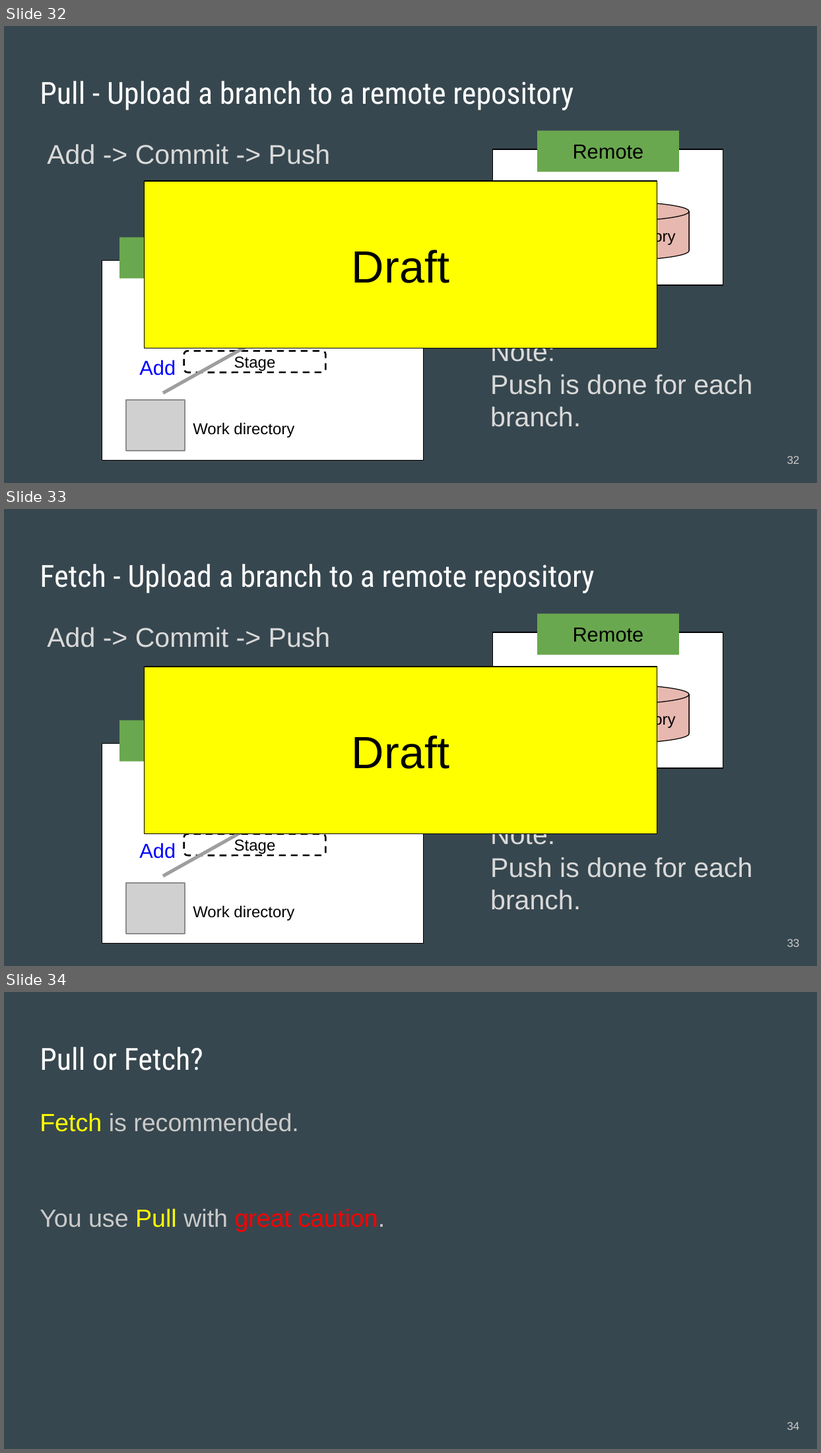
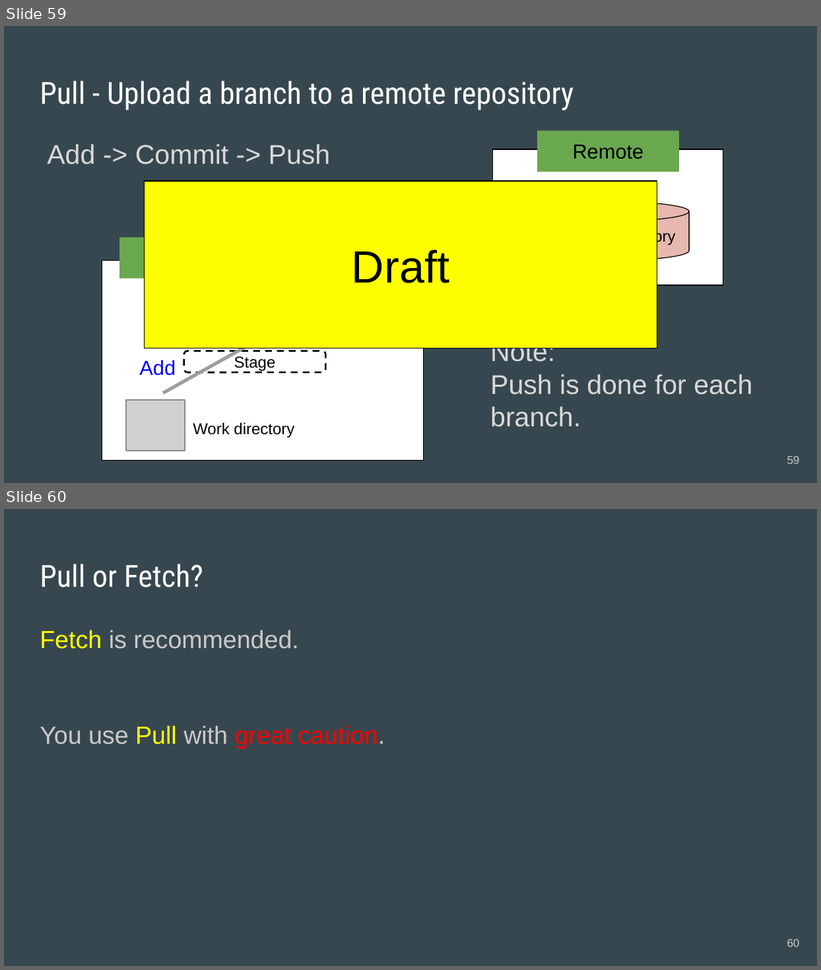
Before and after one commit to acchi17/StudyGit, a slide deck: GitStudySession.pptx. Shown one above the other, each under a label of ours: slides 32, 33 and 34 before the commit, slides 59 and 60 after it. The pictures are 821x1453 and 821x970 pixels, drawn with LibreOffice and Linux fonts; fonts in the diff are those of the drawing; grey boxes stand for pictures. Boxes give left, top, right and bottom in pixels: in the first picture for what was removed or moved away, otherwise in the second. Text is boxed around its words. In the diff, an @@ line names an element or a change of style, - is before the commit and + after.

Commit message:
Change@branch6

```diff
--- a/GitStudySession.pptx
+++ b/GitStudySession.pptx
@@ slide 33 removed at (x1=4, y1=509, x2=817, y2=966), background #37474F @@
@@ title removed at (x1=40, y1=564, x2=595, y2=593) @@
-Fetch - Upload a branch to a remote repository
@@ text removed at (x1=47, y1=627, x2=331, y2=648) @@
-Add -> Commit -> Push
@@ rectangle removed at (x1=537, y1=614, x2=679, y2=655) @@
-Remote
@@ rectangle removed at (x1=492, y1=632, x2=723, y2=768) @@
@@ rectangle removed at (x1=144, y1=667, x2=657, y2=834) @@
-Draft
@@ cylinder removed at (x1=532, y1=685, x2=688, y2=743) @@
-Remote Repository
@@ rectangle removed at (x1=120, y1=720, x2=261, y2=761) @@
@@ rectangle removed at (x1=102, y1=744, x2=424, y2=944) @@
@@ arrow removed from (163, 877) to (280, 811) @@
@@ text removed at (x1=490, y1=823, x2=752, y2=910) @@
-Note:
-Push is done for each branch.
@@ text removed at (x1=139, y1=843, x2=176, y2=859) @@
-Add
@@ rounded rectangle removed at (x1=184, y1=834, x2=325, y2=855) @@
-Stage
@@ picture removed at (x1=126, y1=883, x2=185, y2=934) @@
@@ text removed at (x1=193, y1=906, x2=294, y2=921) @@
-Work directory
@@ page number removed at (x1=787, y1=939, x2=800, y2=947) @@
-33
@@ what was slide 32 is now slide 59 @@
@@ page number at (x1=787, y1=456, x2=800, y2=464): text changed @@
-32
+59
@@ what was slide 34 is now slide 60 @@
@@ page number at (x1=787, y1=939, x2=800, y2=947): text changed @@
-34
+60
```
Also in this commit, not shown: 7 slides changed, 35 slides added, 1 other slide removed.
